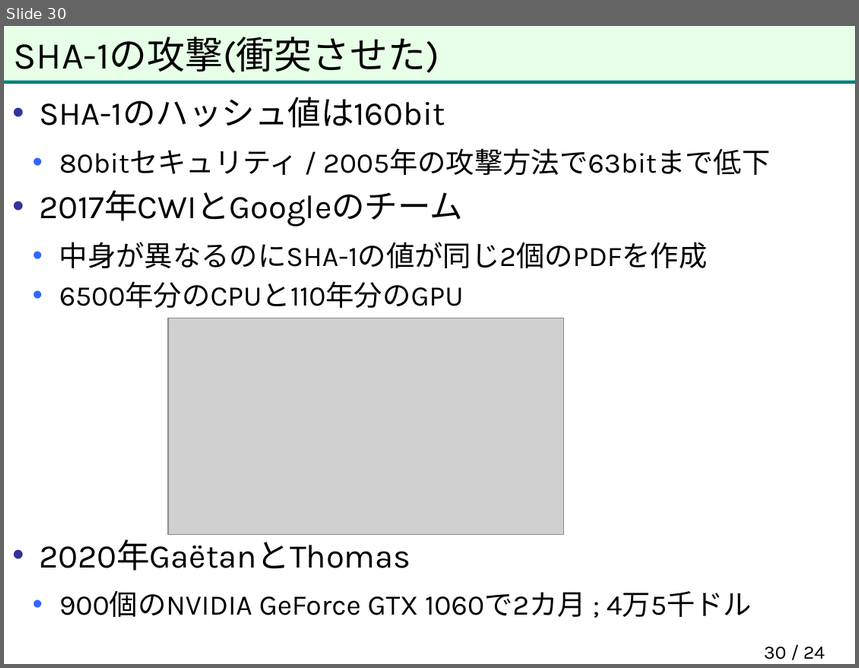
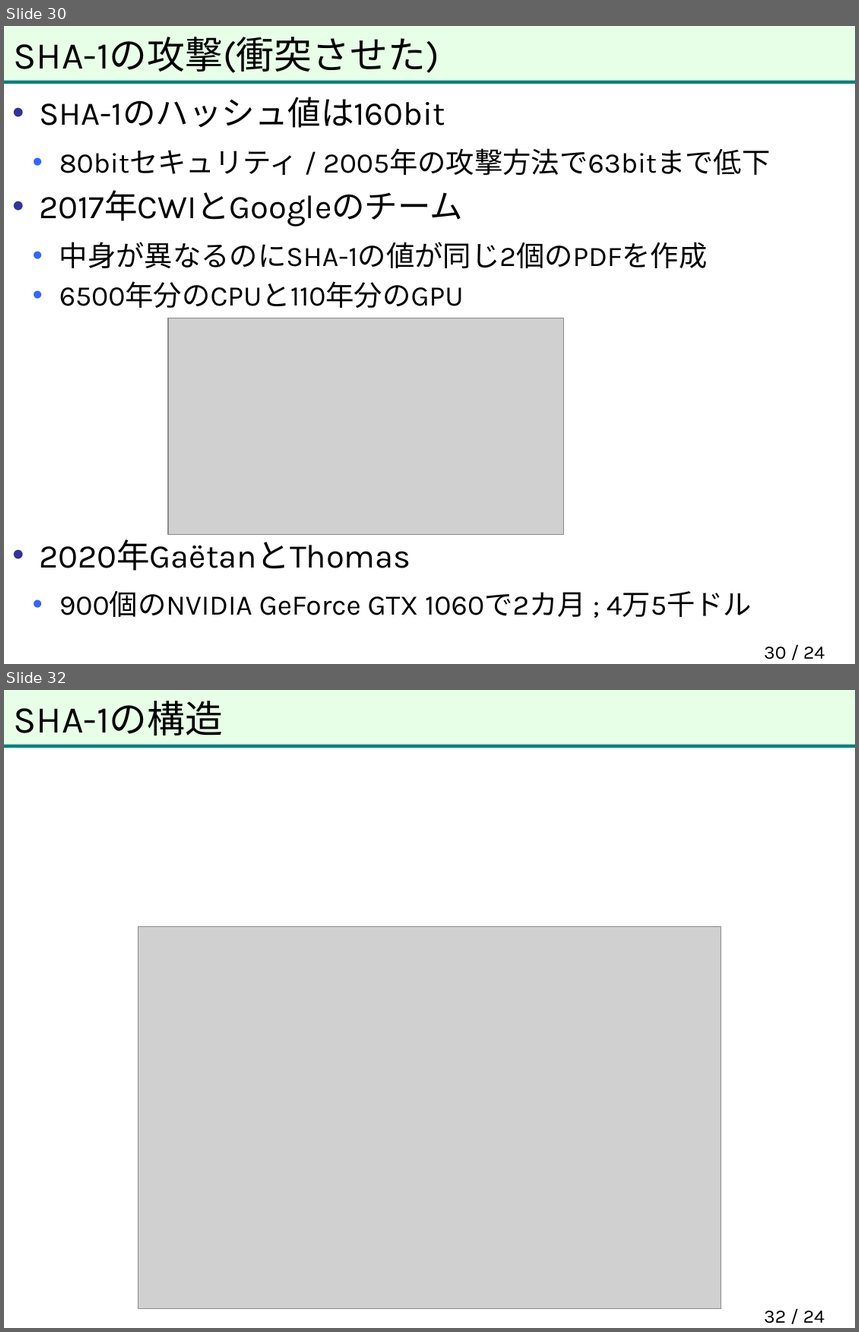
Before and after one commit to herumi/anninbon, a slide deck: lec/anninbon6.pptx. Shown one above the other, each under a label of ours: slide 30 before the commit, slides 30 and 32 after it; the slides between them are not shown. The pictures are 859x668 and 859x1332 pixels, drawn with LibreOffice and Linux fonts; fonts in the diff are those of the drawing; grey boxes stand for pictures; background and template pictures are left out. Boxes give left, top, right and bottom in pixels: in the first picture for what was removed or moved away, otherwise in the second. Text is boxed around its words. In the diff, an @@ line names an element or a change of style, - is before the commit and + after.

```diff
--- a/lec/anninbon6.pptx
+++ b/lec/anninbon6.pptx
@@ slide 32 added at (4, 690, 855, 1328), background picture (left out); not listed: 2 template elements that a slide beside it also shows @@
@@ title added at (14, 701, 223, 736), 32 pt, text #000000 @@
+SHA-1の構造
@@ picture added at (138, 926, 721, 1309) @@
@@ page number added at (764, 1311, 825, 1324), 16 pt, text #000000 @@
+32 / 24
```
Also in this commit, not shown: 7 other slides added.
